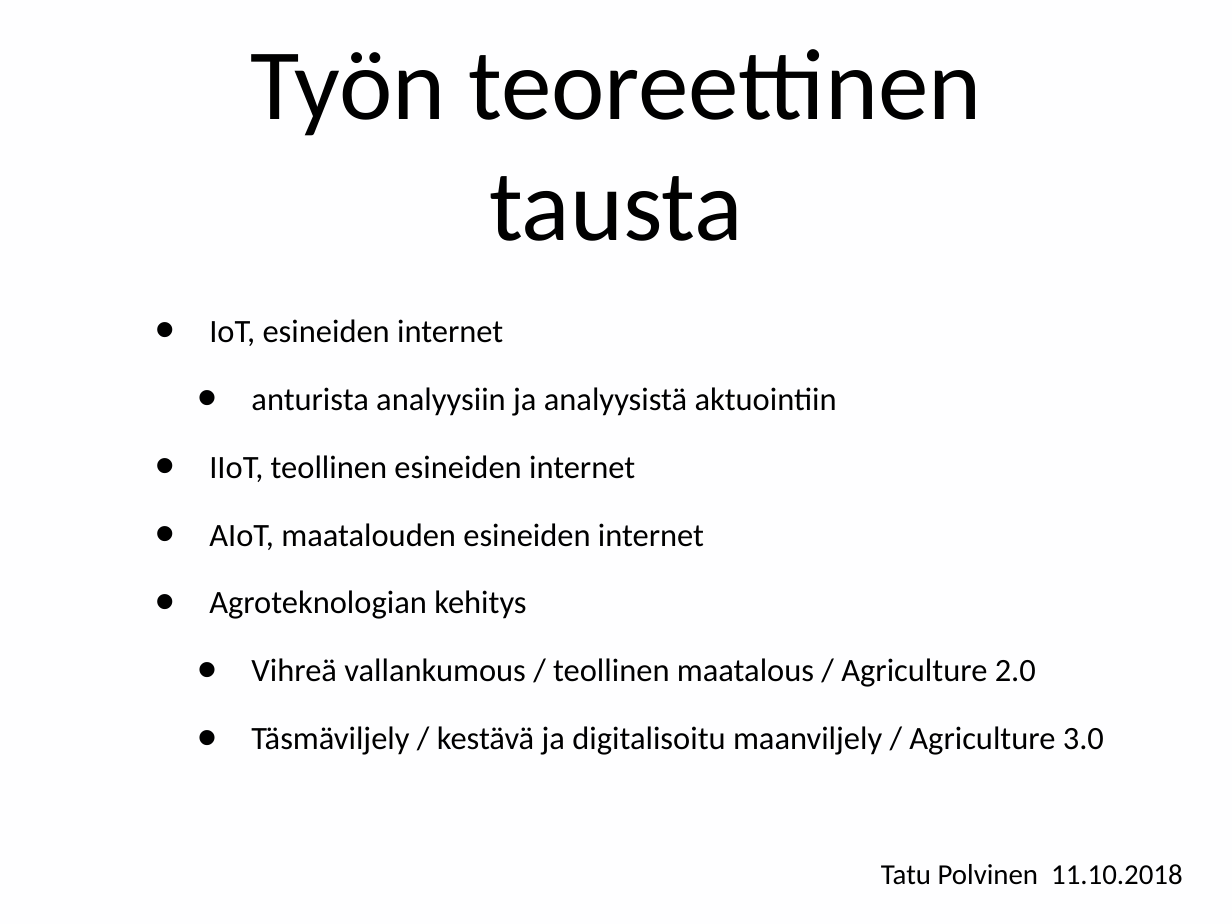
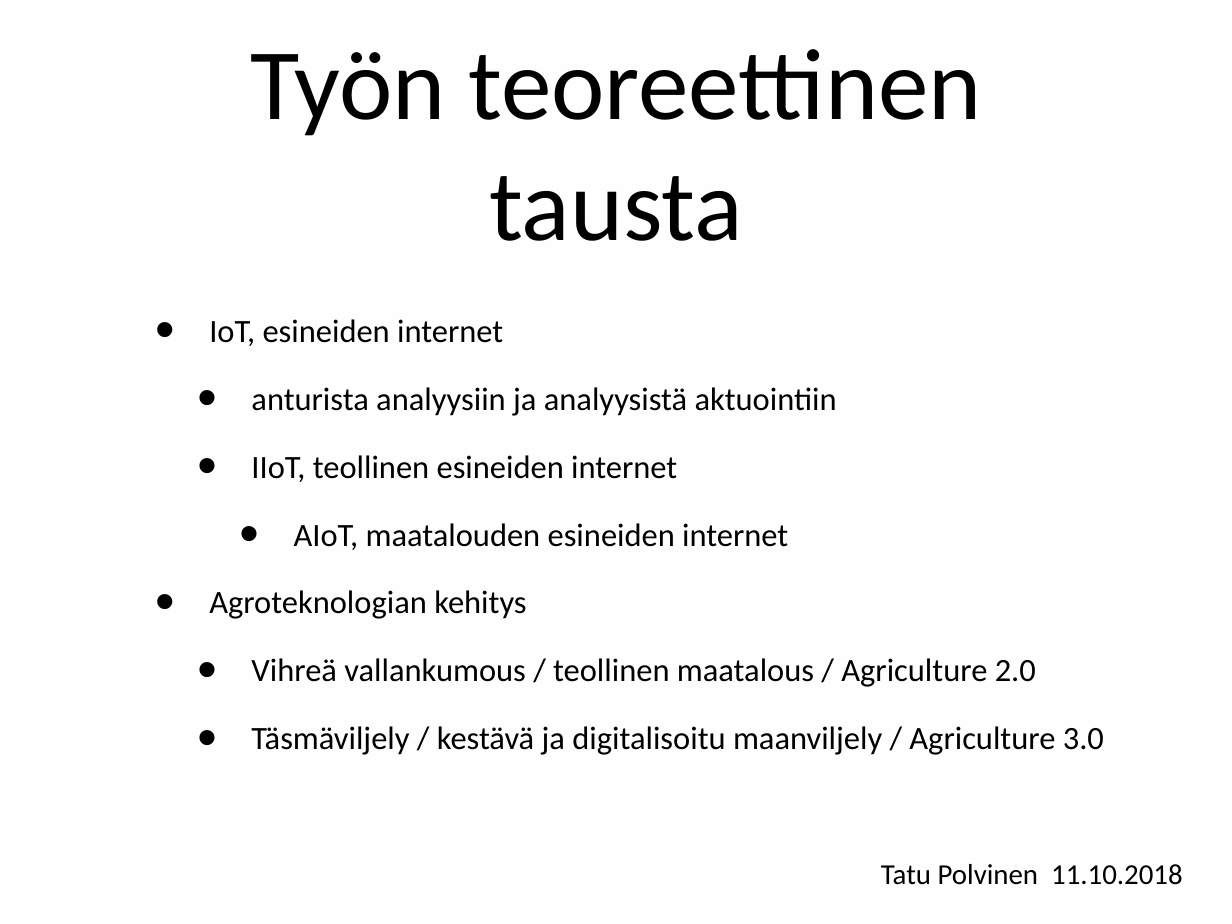
Before and after one commit to tpolvinen/Agri, a slide deck: slide 4 of Other_Notes/tPolvinenSeminaariesitys_2018-10-11.ppt. Drawn at 1232x924 pixels with LibreOffice and Linux fonts; fonts in the diff are those of the drawing. Boxes give left, top, right and bottom in pixels: in the first picture for what was removed or moved away, otherwise in the second. Text is boxed around its words. In the diff, an @@ line names an element or a change of style, - is before the commit and + after.

```diff
--- a/Other_Notes/tPolvinenSeminaariesitys_2018-10-11.ppt
+++ b/Other_Notes/tPolvinenSeminaariesitys_2018-10-11.ppt
@@ text at [251,455,788,550]: list level 1 to 2 in "IIoT, teollinen esineiden internet"; list level 1 to 3 in "AIoT, maatalouden esineiden internet" @@
```
Also in this commit, not shown: 4 other slides changed, 1 slide added.
